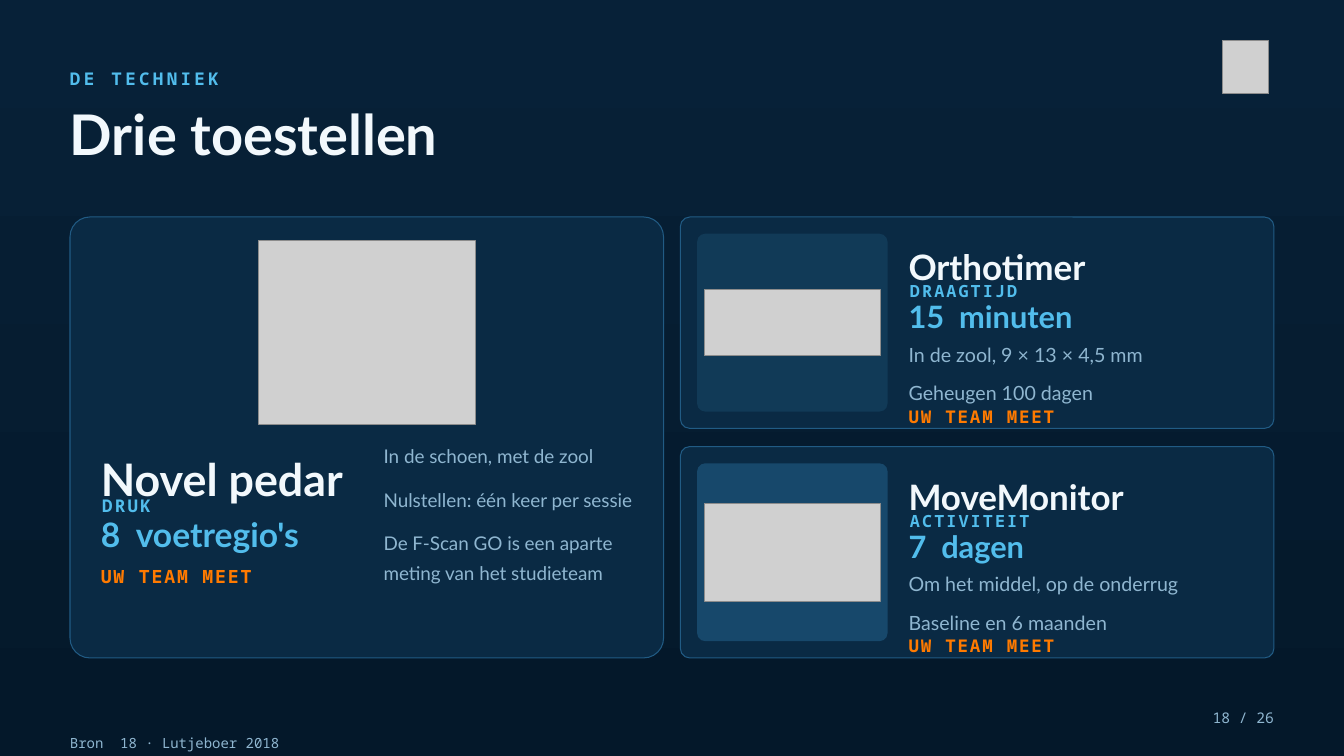
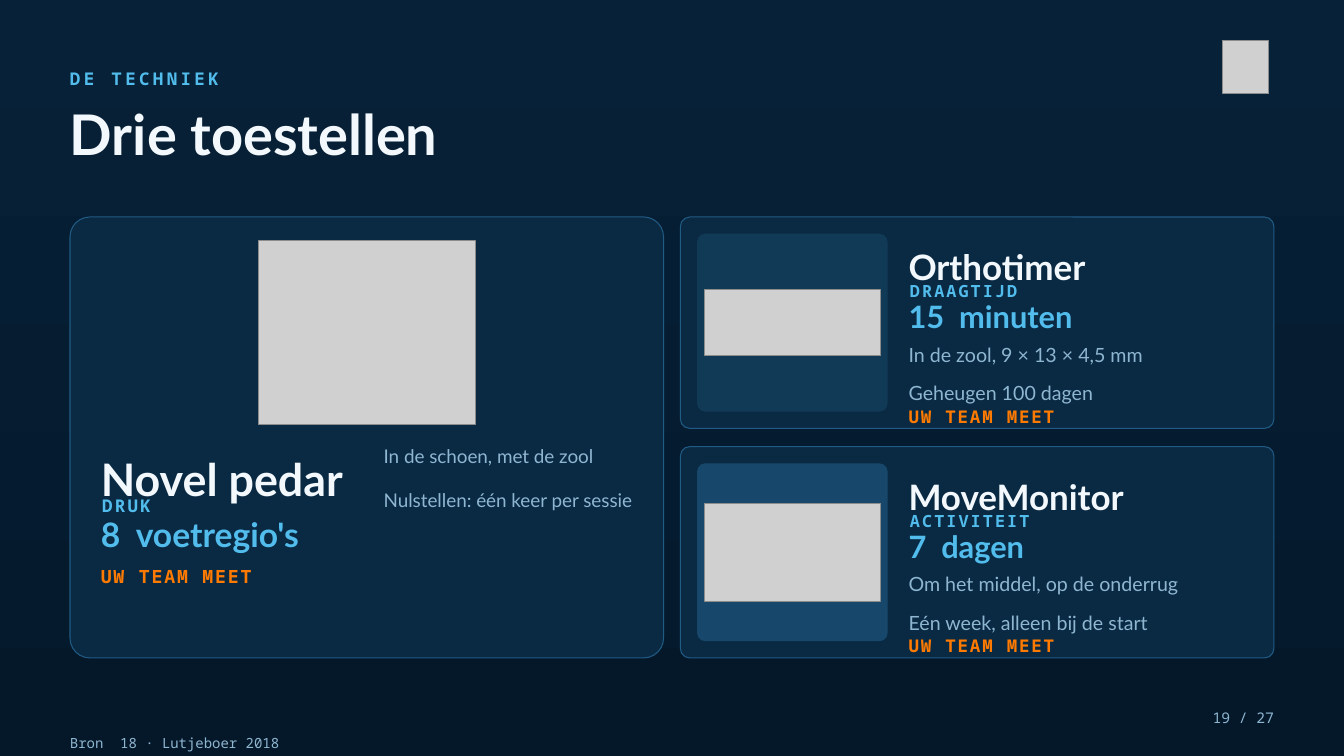
Before and after one commit to Dellfs/paradise-project, a slide deck: slide 19 of PARADISE_presentatie/PARADISE_az_groeninge.pptx (slide 18 before the commit). Drawn at 1344x756 pixels with LibreOffice and Linux fonts; fonts in the diff are those of the drawing; grey boxes stand for pictures. Boxes give left, top, right and bottom in pixels: in the first picture for what was removed or moved away, otherwise in the second. Text is boxed around its words. In the diff, an @@ line names an element or a change of style, - is before the commit and + after.

```diff
--- a/PARADISE_presentatie/PARADISE_az_groeninge.pptx
+++ b/PARADISE_presentatie/PARADISE_az_groeninge.pptx
@@ text at (384, 536, 613, 584): paragraph removed @@
-De F-Scan GO is een aparte meting van het studieteam
@@ text at (909, 615, 1147, 634): text changed @@
-Baseline en 6 maanden
+Eén week, alleen bij de start
@@ text at (1213, 712, 1274, 723): text changed @@
-18 / 26
+19 / 27
```
Also in this commit, not shown: 21 other slides changed, 2 slides added, 1 slide removed, 1 other file.
